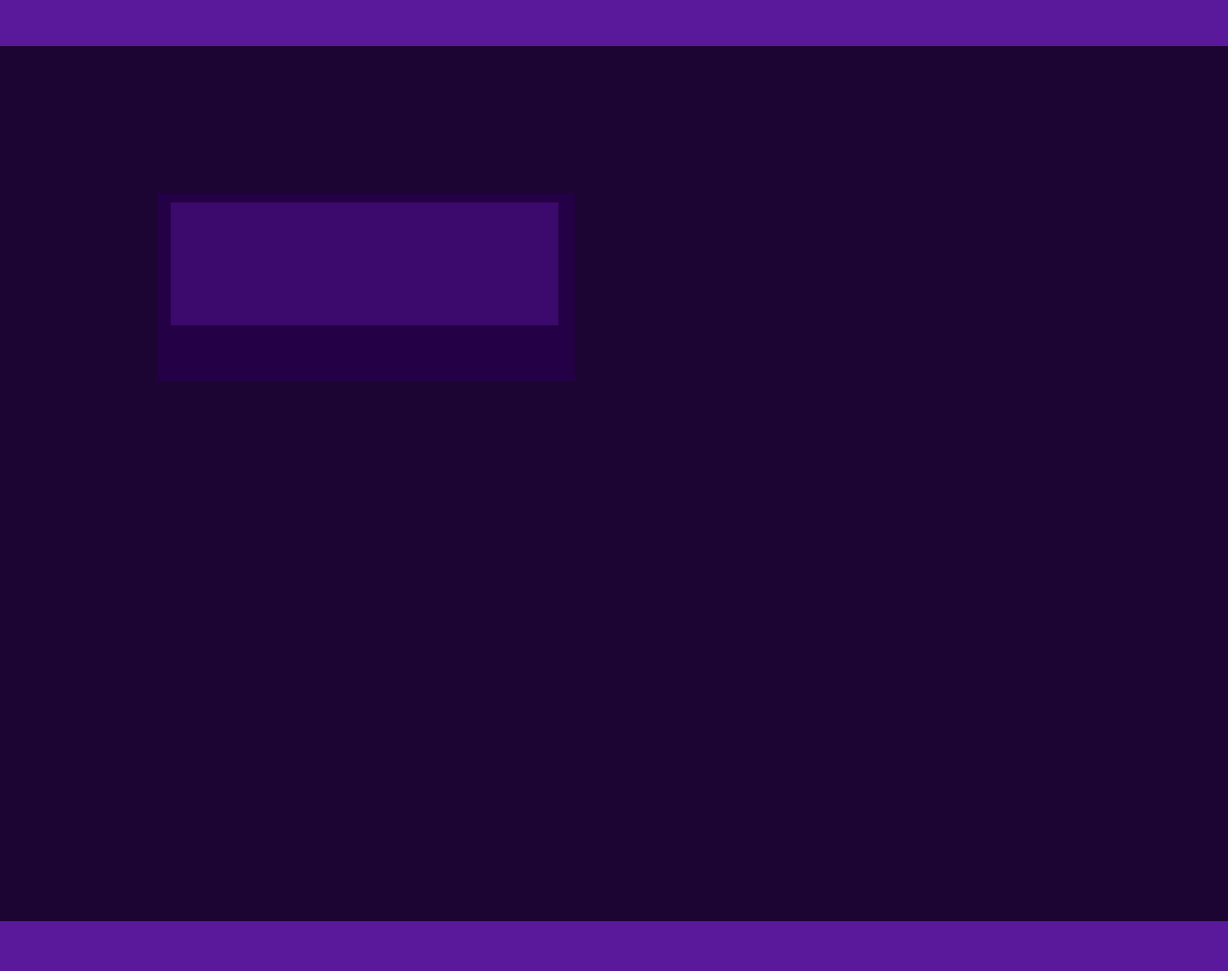
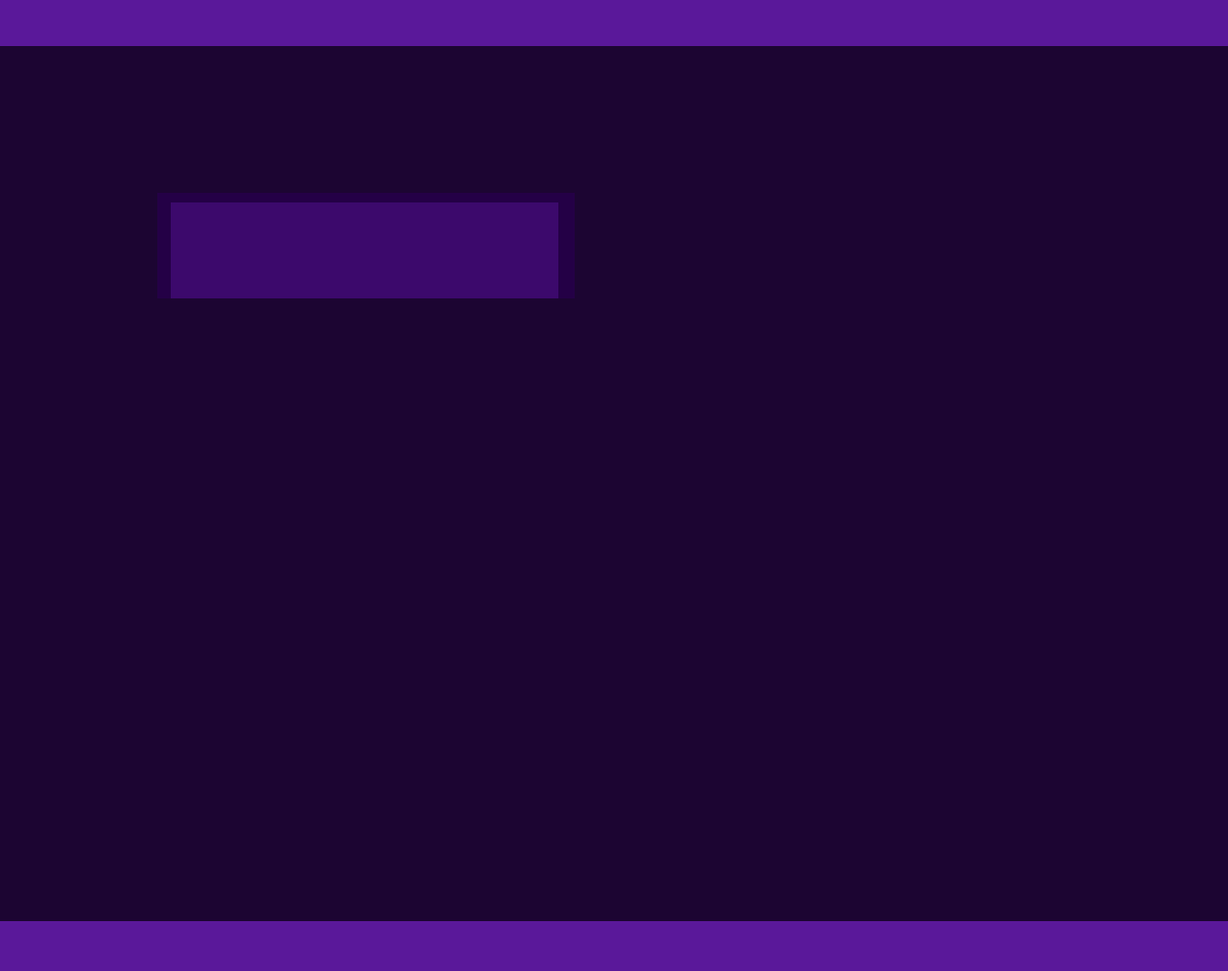
Layers edited between the first and the second 1228 x 971 image:
painted on "Layer" over [157, 298, 575, 382]
